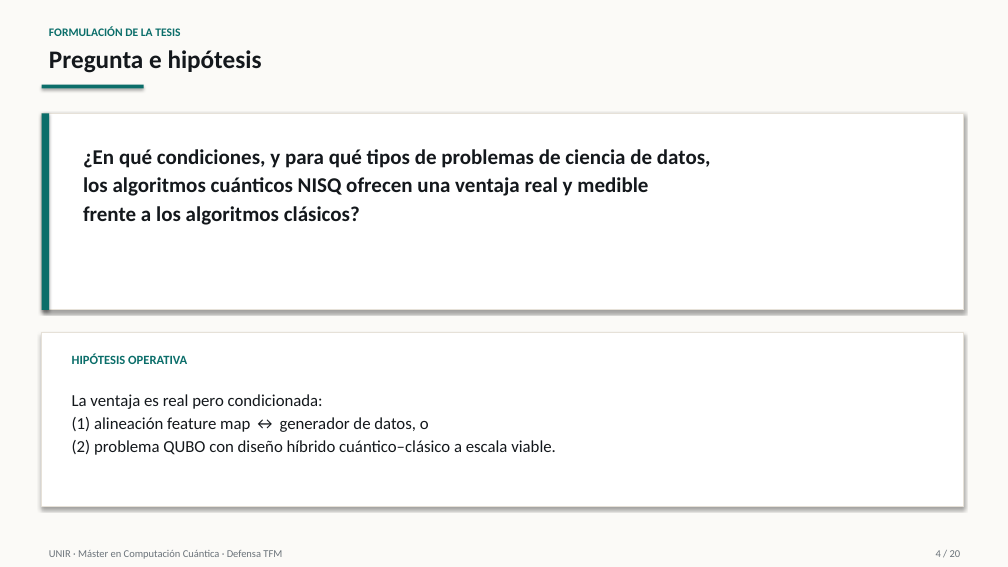
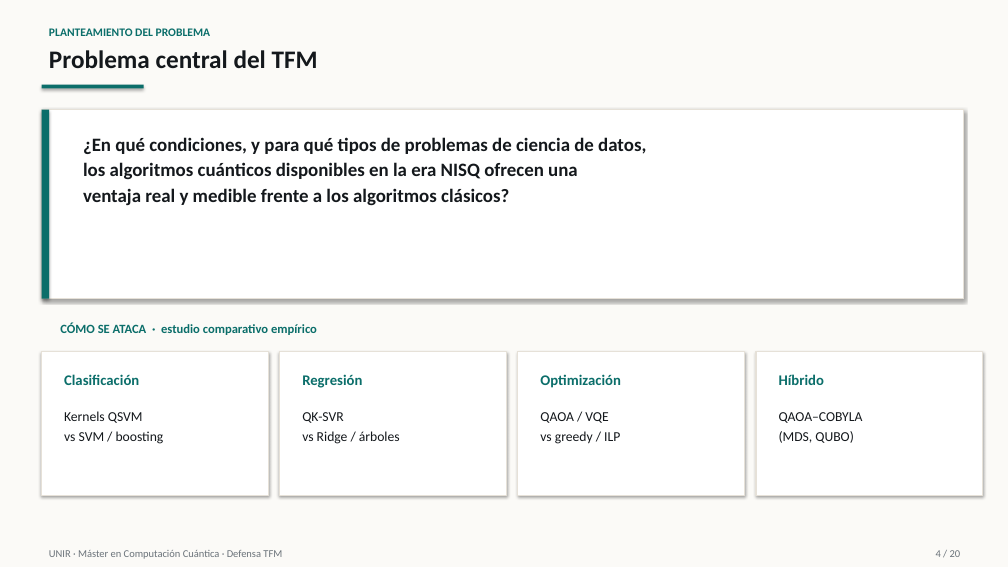
Before and after one commit to juandapradam12/OldUNIR-MasterQC-QuantumAdvantageInDataScienceOld, a slide deck: slide 4 of Entregas/Defensa/Defensa_TFM_QuantumAdvantage.pptx. Drawn at 1008x567 pixels with LibreOffice and Linux fonts; fonts in the diff are those of the drawing. Boxes give left, top, right and bottom in pixels: in the first picture for what was removed or moved away, otherwise in the second. Text is boxed around its words. In the diff, an @@ line names an element or a change of style, - is before the commit and + after.

```diff
--- a/Entregas/Defensa/Defensa_TFM_QuantumAdvantage.pptx
+++ b/Entregas/Defensa/Defensa_TFM_QuantumAdvantage.pptx
@@ text at bbox=[49, 28, 211, 36]: text changed @@
-FORMULACIÓN DE LA TESIS
+PLANTEAMIENTO DEL PROBLEMA
@@ text at bbox=[49, 50, 318, 68]: text changed @@
-Pregunta e hipótesis
+Problema central del TFM
@@ rectangle: place and size @@
-rectangle at bbox=[42, 113, 964, 310]
+rectangle at bbox=[42, 110, 964, 299]
@@ rectangle: place and size @@
-rectangle at bbox=[42, 113, 49, 310]
+rectangle at bbox=[42, 110, 49, 299]
@@ text "¿En qué condiciones, y para ...": place and size @@
-text "¿En qué condiciones, y para ..." at bbox=[83, 149, 711, 225]
+text "¿En qué condiciones, y para ..." at bbox=[83, 137, 646, 206]
@@ text at bbox=[83, 137, 646, 154]: size 20 to 18 pt in "¿En qué condiciones, y para qué tipos ..." @@
@@ text at bbox=[83, 162, 578, 206]: text changed; size 20 to 18 pt @@
-los algoritmos cuánticos NISQ ofrecen una ventaja real y medible
-frente a los algoritmos clásicos?
+los algoritmos cuánticos disponibles en la era NISQ ofrecen una
+ventaja real y medible frente a los algoritmos clásicos?
@@ text added at bbox=[60, 323, 317, 335], 12 pt, text #0B6E6A, bold @@
+CÓMO SE ATACA · estudio comparativo empírico
@@ rectangle added at bbox=[42, 352, 268, 495], fill #FFFFFF, outline #E6E1D8 1 pt @@
@@ text removed at bbox=[72, 353, 187, 364] @@
-HIPÓTESIS OPERATIVA
@@ rectangle: place and size @@
-rectangle at bbox=[42, 333, 964, 507]
+rectangle at bbox=[280, 352, 507, 495]
@@ rectangle added at bbox=[518, 352, 745, 495], fill #FFFFFF, outline #E6E1D8 1 pt @@
@@ rectangle added at bbox=[756, 352, 983, 495], fill #FFFFFF, outline #E6E1D8 1 pt @@
@@ text added at bbox=[64, 374, 139, 385], 14 pt, text #0B6E6A, bold @@
+Clasificación
@@ text added at bbox=[302, 374, 362, 388], 14 pt, text #0B6E6A, bold @@
+Regresión
@@ text added at bbox=[540, 374, 621, 388], 14 pt, text #0B6E6A, bold @@
+Optimización
@@ text added at bbox=[779, 374, 824, 385], 14 pt, text #0B6E6A, bold @@
+Híbrido
@@ text added at bbox=[64, 411, 164, 444], 13 pt, text #14181C @@
+Kernels QSVM
+vs SVM / boosting
@@ text removed at bbox=[72, 394, 556, 455] @@
-La ventaja es real pero condicionada:
-(1) alineación feature map ↔ generador de datos, o
-(2) problema QUBO con diseño híbrido cuántico–clásico a escala viable.
@@ text added at bbox=[302, 412, 400, 444], 13 pt, text #14181C @@
+QK-SVR
+vs Ridge / árboles
@@ text added at bbox=[540, 412, 620, 444], 13 pt, text #14181C @@
+QAOA / VQE
+vs greedy / ILP
@@ text added at bbox=[779, 412, 863, 443], 13 pt, text #14181C @@
+QAOA–COBYLA
+(MDS, QUBO)
```
Also in this commit, not shown: 3 other slides changed, 1 other file.
